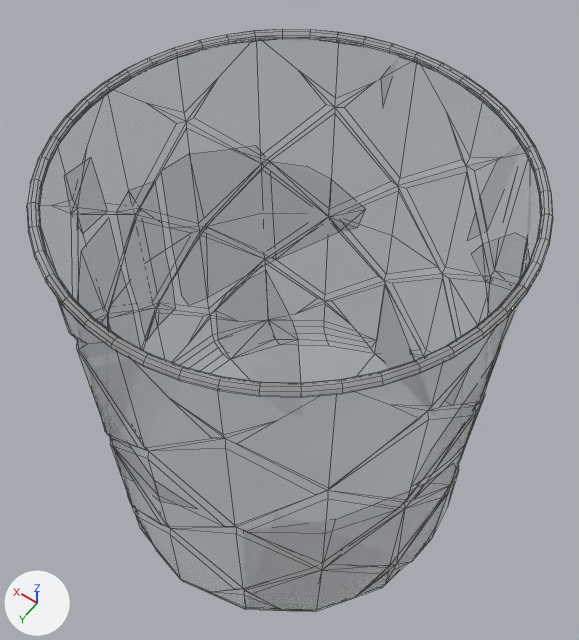
Renders of the Blender file VRRage-VR/assets/models/pub/crystal_glass_kaputt.blend from each side of a commit.
The view is the same before and after, from a 50 mm lens placed at (-0.0534, 0.1122, 0.1267), pointed at (0.0025, 0.0339, 0.0037). The lights are fixed; the arrows at lower left show +X, +Y and +Z. Mesh edges are drawn as thin lines.

The scene before the commit, as lines of its bpy script (objects in view):
```python
me_torus_001 = bpy.data.meshes.new('Torus.001')
me_torus_001.from_pydata(...)  # 1126 vertices, 1006 faces; spans x -0.086..0.086, y -0.004..0.168, z -0.097..0.099
me_torus_001.materials.append(mat_material)  # grey #a8a8a8
me_torus_001_cell_011 = bpy.data.meshes.new('Torus.001_cell.011')
me_torus_001_cell_011.from_pydata(...)  # 22 vertices, 13 faces; spans x -0.0049..0.0122, y -0.0206..0.0249, z -0.0165..0.0174
me_torus_001_cell_011.materials.append(mat_material)  # grey #a8a8a8
me_torus_001_cell_014 = bpy.data.meshes.new('Torus.001_cell.014')
me_torus_001_cell_014.from_pydata(...)  # 14 vertices, 10 faces; spans x -0.0204..0.0098, y -0.009..0.0123, z -0.0084..0.0166
me_torus_001_cell_014.materials.append(mat_material)  # grey #a8a8a8
ob_torus_001 = bpy.data.objects.new('Torus.001', me_torus_001)
ob_torus_001.location = (0.0, 0.0, 0.0)
ob_torus_001.scale = (0.455, 0.455, 0.455)
ob_torus_001_cell_032 = bpy.data.objects.new('Torus.001_cell.032', me_torus_001_cell_011)
ob_torus_001_cell_032.location = (-0.0331, 0.0275, 0.0178)
ob_torus_001_cell_038 = bpy.data.objects.new('Torus.001_cell.038', me_torus_001_cell_014)
ob_torus_001_cell_038.location = (0.0244, 0.0159, -0.0358)
# also in view: 'Torus.001_cell.007' at (0.0357, 0.0489, 0.0297); 'Torus.001_cell.001' at (-0.0217, 0.053, -0.0197); 'Torus.001_cell.046' at (0.0372, 0.037, -0.0005); 'Torus.001_cell.025' at (0.0214, 0.0152, -0.001); 'Torus.001_cell.016' at (0.0287, 0.0562, -0.0002)
```
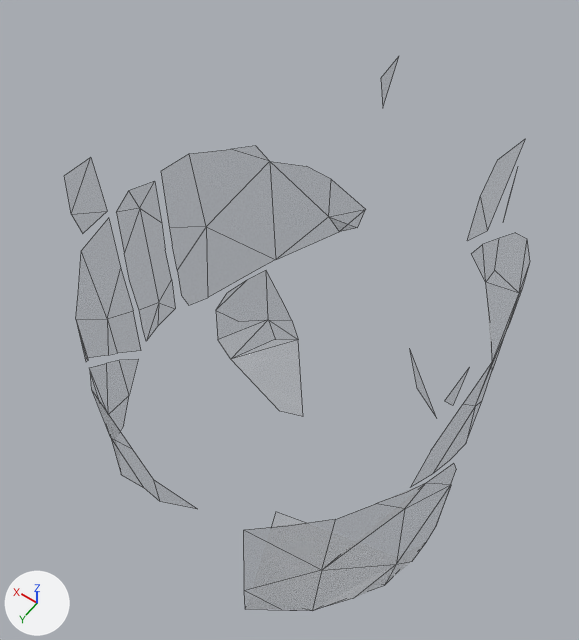
Boxes [x1, y1, x2, y2] around the edits, measured in the pictures (579 x 640 px):
```json
{"object": "Torus.001", "change": "deleted", "before": [27, 29, 553, 612]}
{"object": "Torus.001_cell.001", "change": "unchanged, uncovered by the edit", "before": [244, 483, 452, 610], "after": [244, 463, 456, 611]}
{"object": "Torus.001_cell.032", "change": "unchanged, uncovered by the edit", "before": [411, 233, 527, 487], "after": [411, 233, 530, 487]}
{"object": "Torus.001_cell.028", "change": "unchanged, uncovered by the edit", "before": [114, 439, 197, 509], "after": [89, 359, 197, 509]}
{"object": "Torus.001_cell.036", "change": "unchanged, uncovered by the edit", "after": [468, 140, 525, 240]}
```

Edits to the scene script, one JSON object a line:
```json
{"op": "remove", "block": "ob_torus_001", "code": ["ob_torus_001 = bpy.data.objects.new('Torus.001', me_torus_001)", "ob_torus_001.location = (0.0, 0.0, 0.0)", "ob_torus_001.scale = (0.455, 0.455, 0.455)"]}
```
